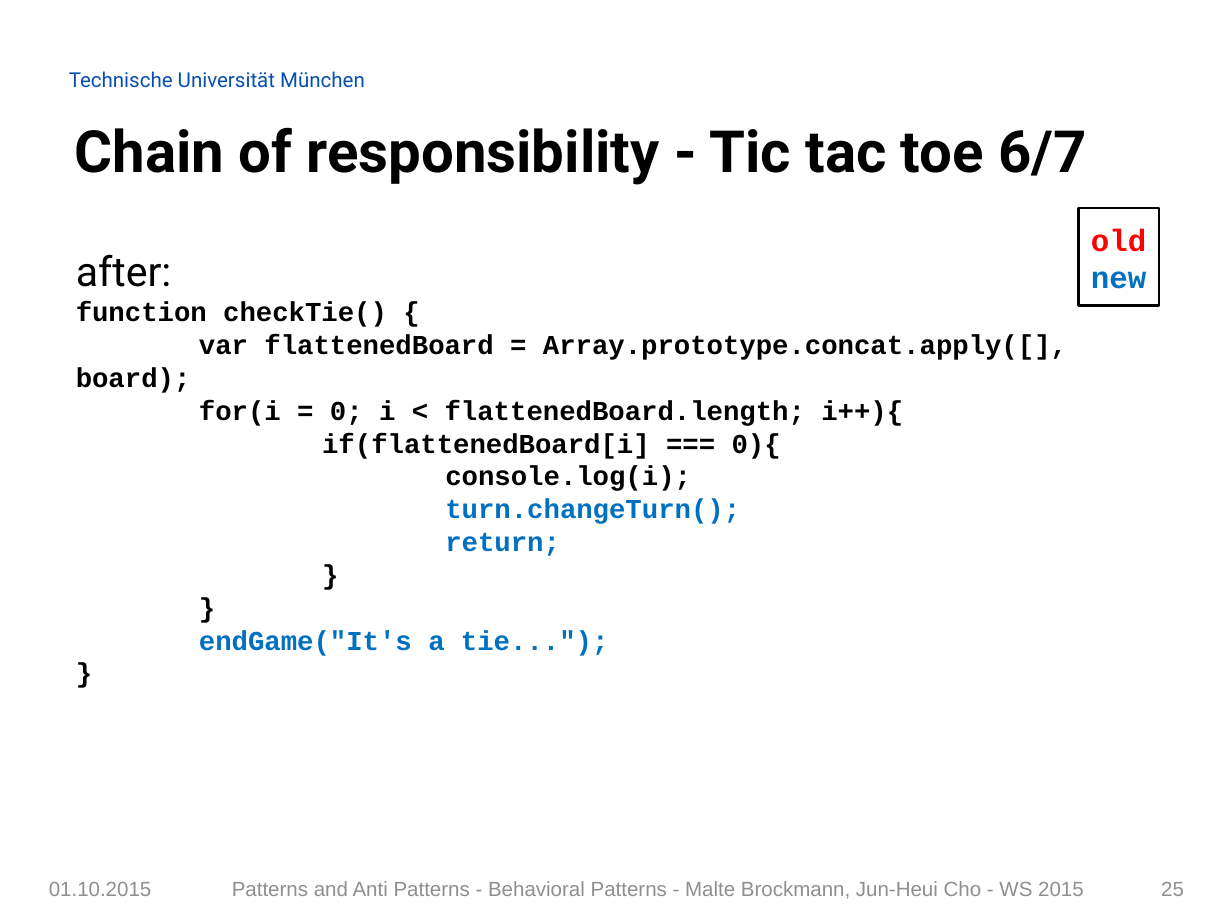
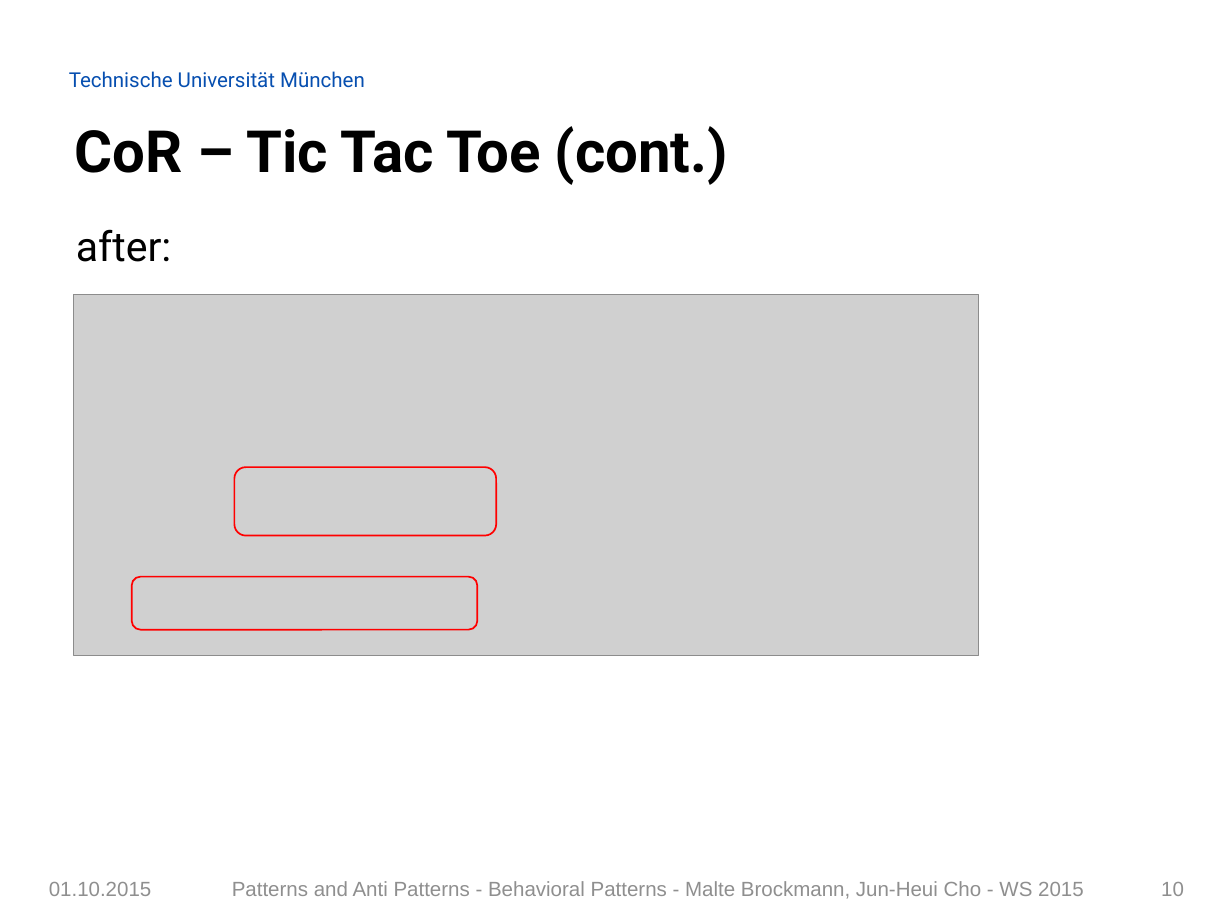
Before and after one commit to Painted6/Behavioral-design-patterns, a slide deck: slide 10 of Behavioral Patterns - JS Patterns and Anti Patterns.pptx (slide 25 before the commit). Drawn at 1232x924 pixels with LibreOffice and Linux fonts; fonts in the diff are those of the drawing; grey boxes stand for pictures; background and template pictures are left out. Boxes give left, top, right and bottom in pixels: in the first picture for what was removed or moved away, otherwise in the second. Text is boxed around its words. In the diff, an @@ line names an element or a change of style, - is before the commit and + after.

```diff
--- a/Behavioral Patterns - JS Patterns and Anti Patterns.pptx
+++ b/Behavioral Patterns - JS Patterns and Anti Patterns.pptx
@@ title at (75, 126, 728, 185): text changed @@
-Chain of responsibility - Tic tac toe 6/7
+CoR – Tic Tac Toe (cont.)
@@ rectangle removed at (1079, 208, 1159, 306) @@
-old
-new
@@ text added at (76, 229, 172, 262), 24 pt, text #000000 @@
+after:
@@ text removed at (76, 254, 1067, 656) @@
-after:
-function checkTie() {
-var flattenedBoard = Array.prototype.concat.apply([], board);
-for(i = 0; i < flattenedBoard.length; i++){
-if(flattenedBoard[i] === 0){
-console.log(i);
-turn.changeTurn();
-return;
-}
-}
-endGame("It's a tie...");
-}
@@ picture added at (74, 294, 979, 655) @@
@@ rounded rectangle added at (234, 467, 495, 536), outline #FF0000 1 pt @@
@@ rounded rectangle added at (132, 577, 478, 630), outline #FF0000 1 pt @@
@@ page number at (1161, 882, 1184, 896): text changed @@
-25
+10
```
Also in this commit, not shown: 30 other slides changed, 3 slides removed.
